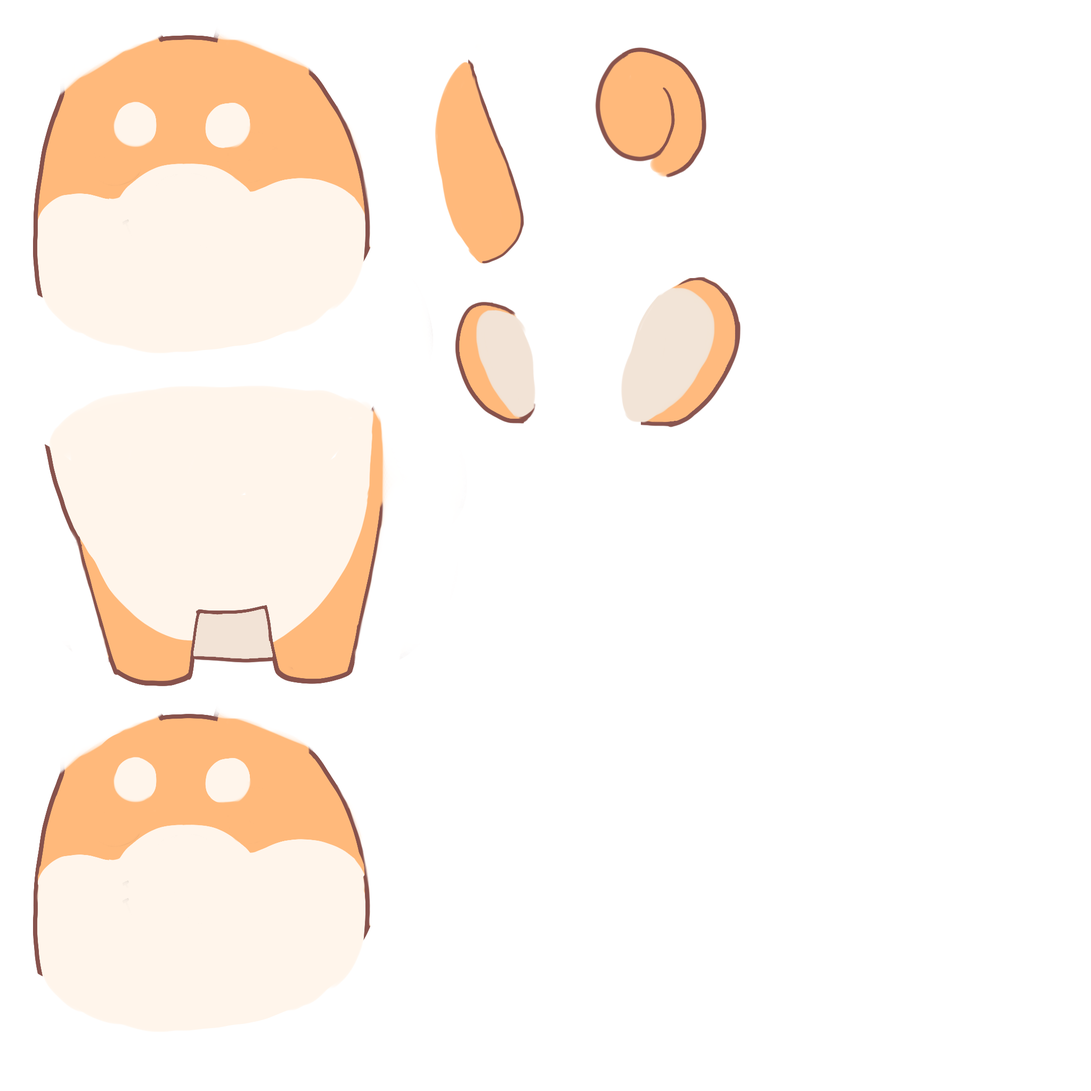
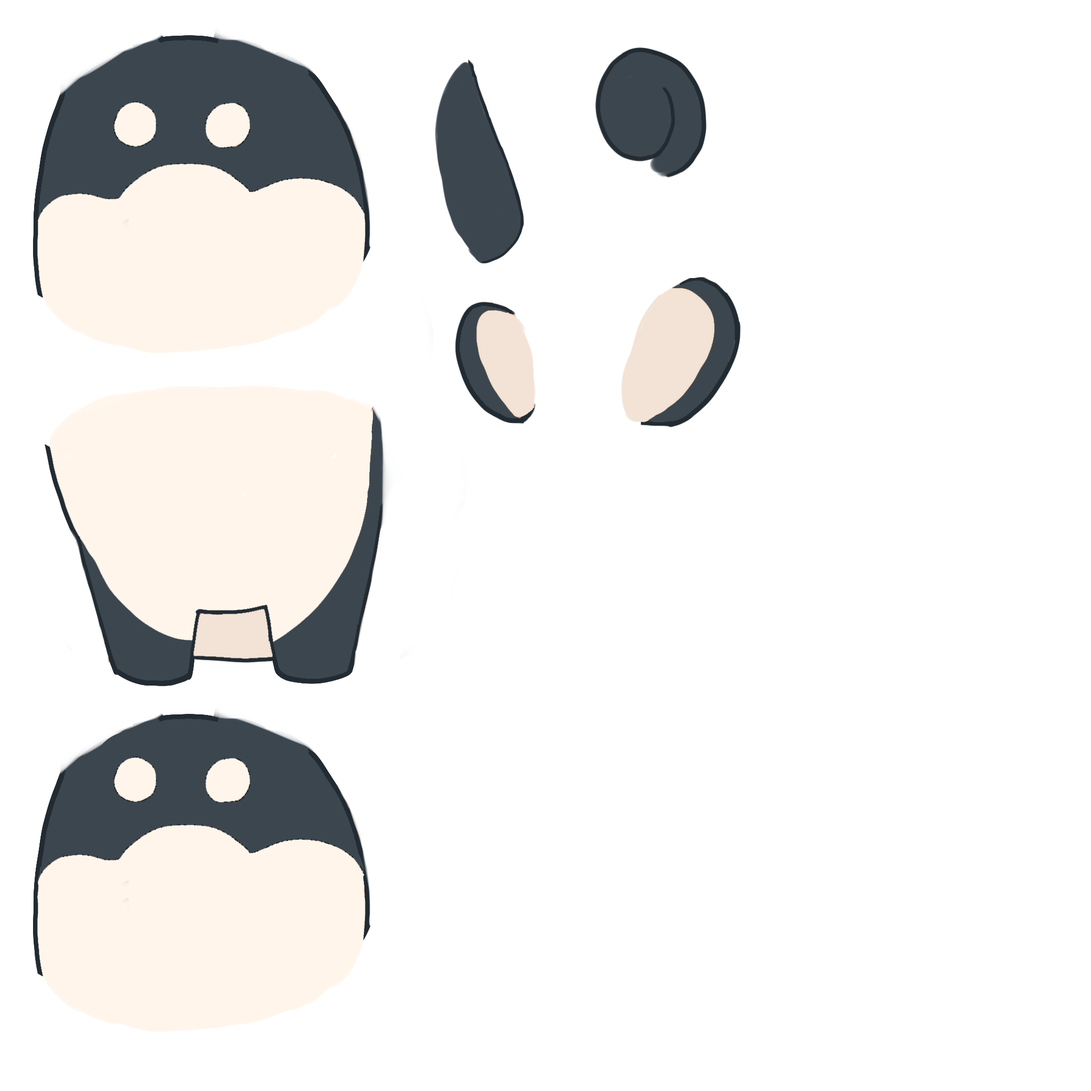
Comparing the layer stacks of the two 1091×1091 images. Changes:
"Layer 4": opacity 98% → 100%, painted on it over <box>640,277,741,428</box>
painted on "Layer 6" over <box>595,46,708,179</box>
painted on "Layer 2" over <box>434,58,525,265</box>
painted on "Layer 3" over <box>455,301,537,425</box>
painted on "Layer 7 copy" over <box>33,666,371,978</box>
painted on "Layer 7" over <box>33,29,371,299</box>
painted on "d copy" over <box>44,408,395,687</box>
